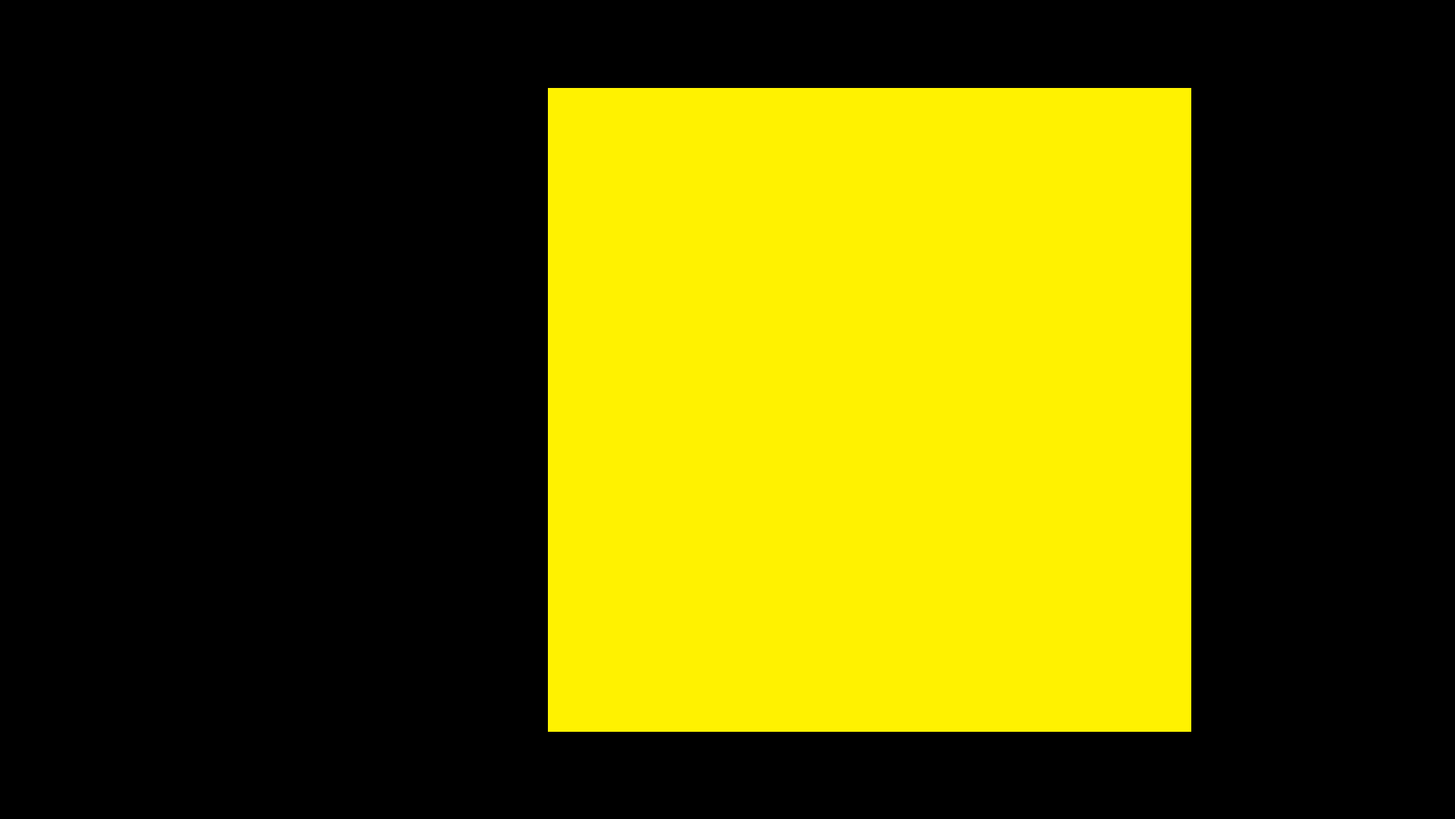
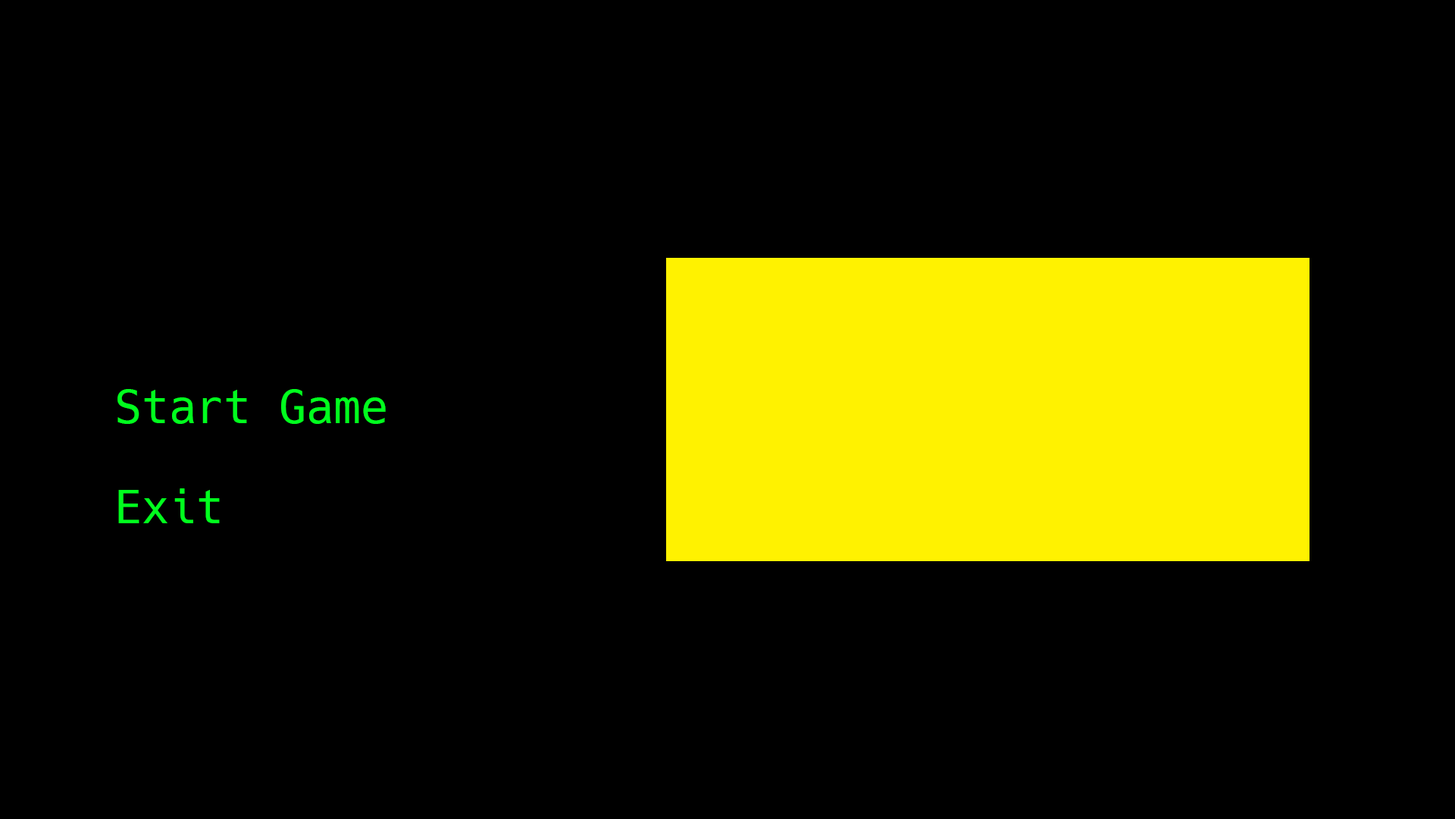
Before/after of a 1455×819 layered artwork. What changed in the layer stack:
added layer "Start Game" above "矩形 1" over [117, 388, 386, 424]
painted on "矩形 1" over [548, 87, 1310, 732]
added layer "Exit" above "图层 1" over [118, 488, 220, 524]
